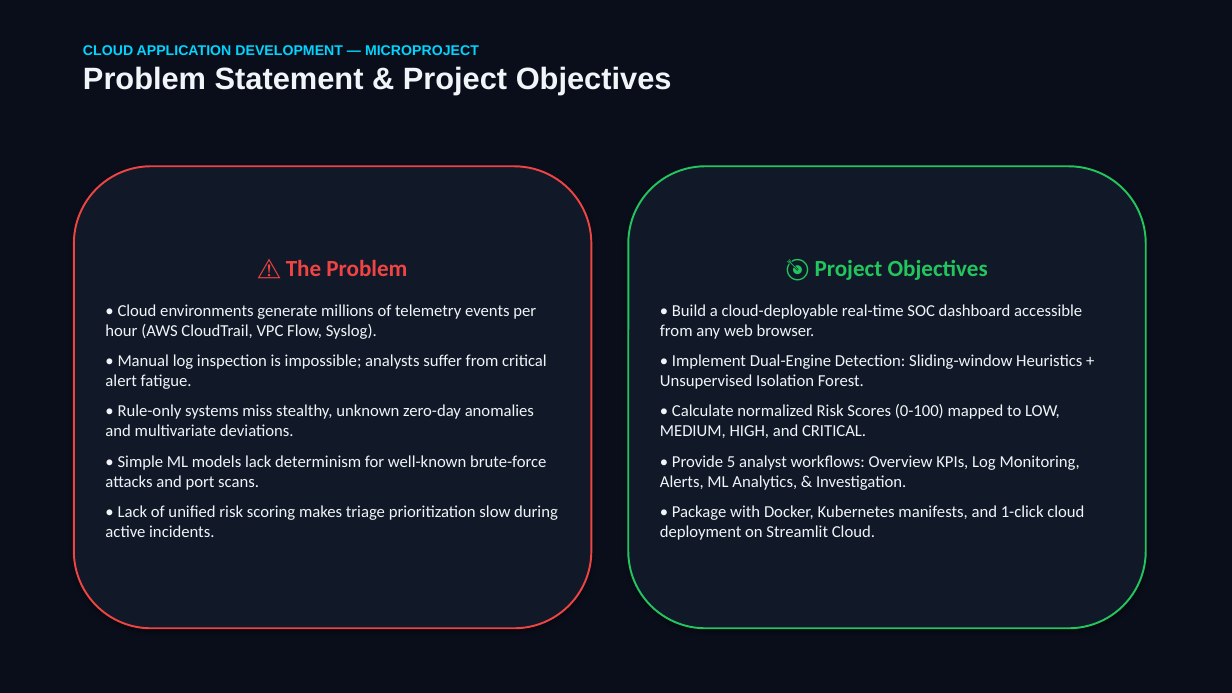
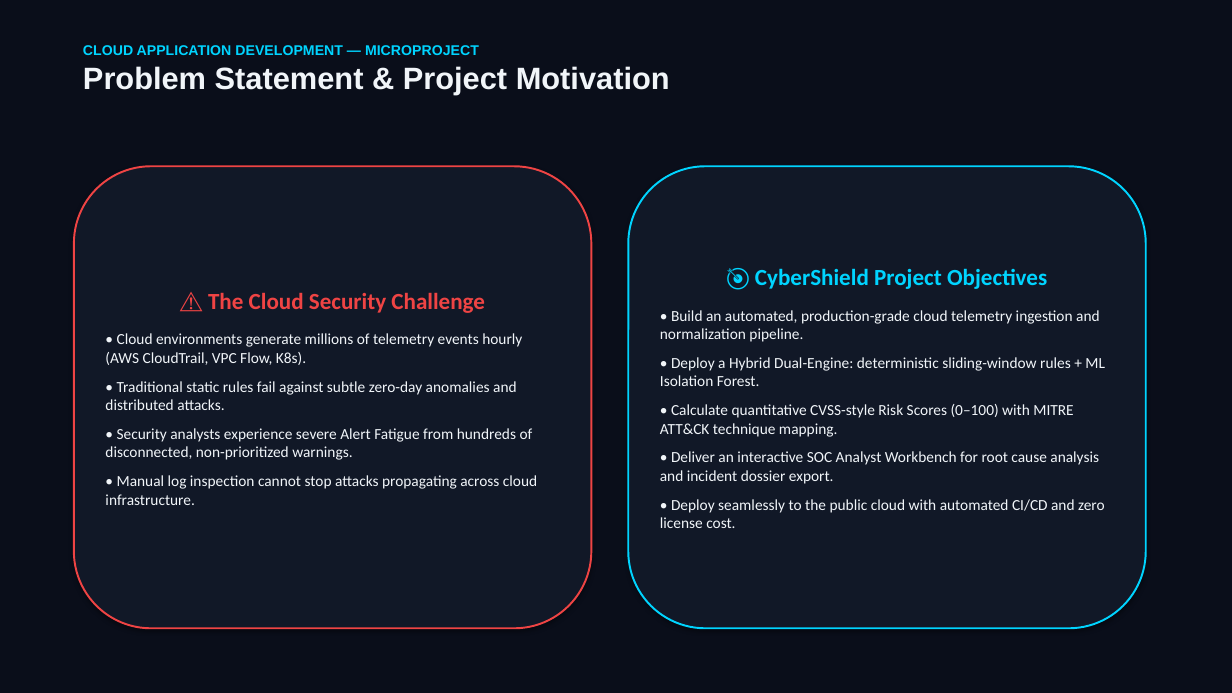
Before and after one commit to Adhithya-kn/cloud-cyber-threat-detection-dashboard, a slide deck: slide 2 of CYBERSHIELD_MICROPROJECT_PRESENTATION.pptx. Drawn at 1232x693 pixels with LibreOffice and Linux fonts; fonts in the diff are those of the drawing. Boxes give left, top, right and bottom in pixels: in the first picture for what was removed or moved away, otherwise in the second. Text is boxed around its words. In the diff, an @@ line names an element or a change of style, - is before the commit and + after.

```diff
--- a/CYBERSHIELD_MICROPROJECT_PRESENTATION.pptx
+++ b/CYBERSHIELD_MICROPROJECT_PRESENTATION.pptx
@@ text at [83,66,670,94]: text changed @@
-Problem Statement & Project Objectives
+Problem Statement & Project Motivation
@@ rounded rectangle "🎯 CyberShield Project Objectives" at [628,166,1146,628]: outline #22C55E 1.5 pt to #00D4FF 1.5 pt @@
@@ text in rounded rectangle at [660,268,1105,528]: text changed; size 13 to 12 pt @@
-🎯 Project Objectives
-• Build a cloud-deployable real-time SOC dashboard accessible from any web browser.
-• Implement Dual-Engine Detection: Sliding-window Heuristics + Unsupervised Isolation Forest.
-• Calculate normalized Risk Scores (0-100) mapped to LOW, MEDIUM, HIGH, and CRITICAL.
-• Provide 5 analyst workflows: Overview KPIs, Log Monitoring, Alerts, ML Analytics, & Investigation.
-• Package with Docker, Kubernetes manifests, and 1-click cloud deployment on Streamlit Cloud.
+🎯 CyberShield Project Objectives
+• Build an automated, production-grade cloud telemetry ingestion and normalization pipeline.
+• Deploy a Hybrid Dual-Engine: deterministic sliding-window rules + ML Isolation Forest.
+• Calculate quantitative CVSS-style Risk Scores (0–100) with MITRE ATT&CK technique mapping.
+• Deliver an interactive SOC Analyst Workbench for root cause analysis and incident dossier export.
+• Deploy seamlessly to the public cloud with automated CI/CD and zero license cost.
@@ text in rounded rectangle at [105,292,537,505]: text changed; size 13 to 12 pt @@
-⚠️ The Problem
-• Cloud environments generate millions of telemetry events per hour (AWS CloudTrail, VPC Flow, Syslog).
-• Manual log inspection is impossible; analysts suffer from critical alert fatigue.
-• Rule-only systems miss stealthy, unknown zero-day anomalies and multivariate deviations.
-• Simple ML models lack determinism for well-known brute-force attacks and port scans.
-• Lack of unified risk scoring makes triage prioritization slow during active incidents.
+⚠️ The Cloud Security Challenge
+• Cloud environments generate millions of telemetry events hourly (AWS CloudTrail, VPC Flow, K8s).
+• Traditional static rules fail against subtle zero-day anomalies and distributed attacks.
+• Security analysts experience severe Alert Fatigue from hundreds of disconnected, non-prioritized warnings.
+• Manual log inspection cannot stop attacks propagating across cloud infrastructure.
```
Also in this commit, not shown: 5 other slides changed, 6 slides added, 4 slides removed, 1 other file.
